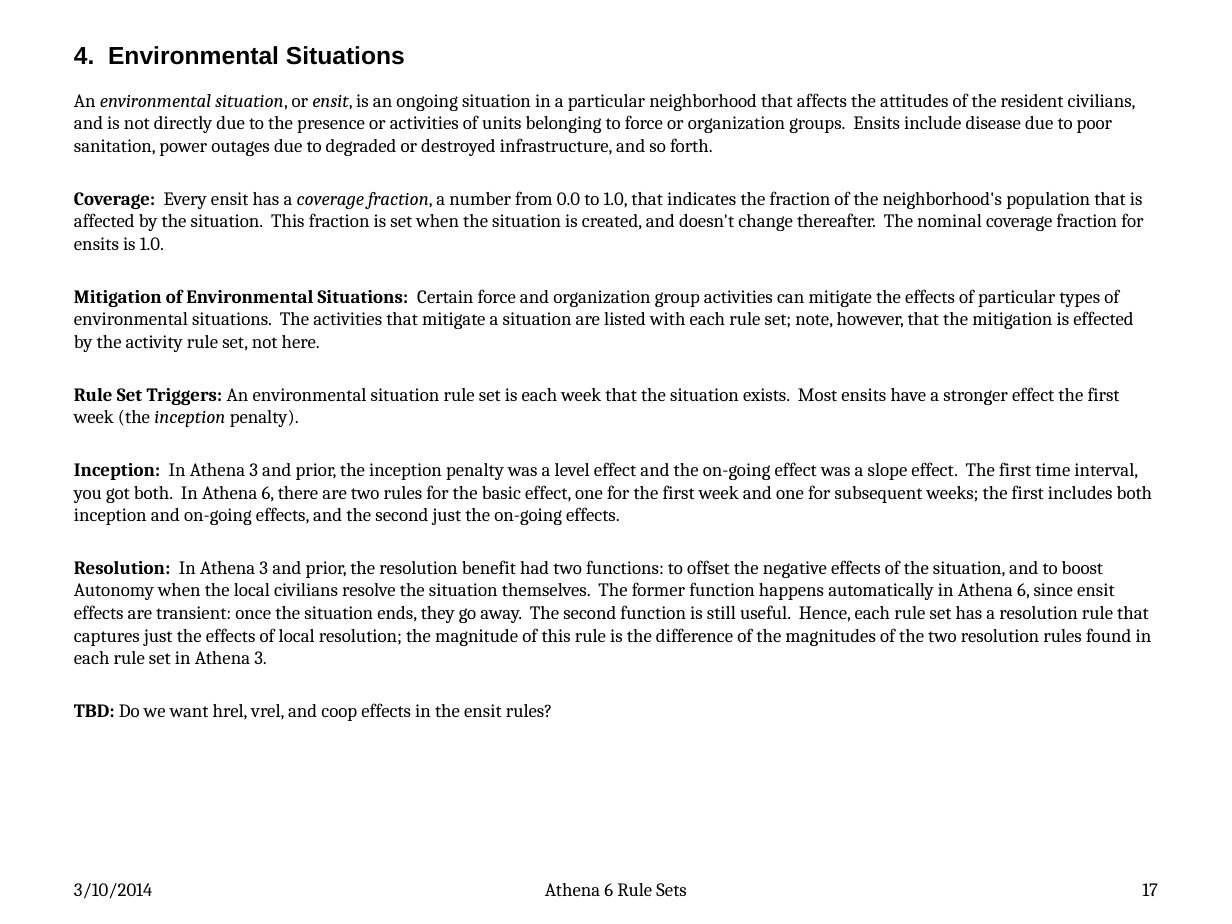
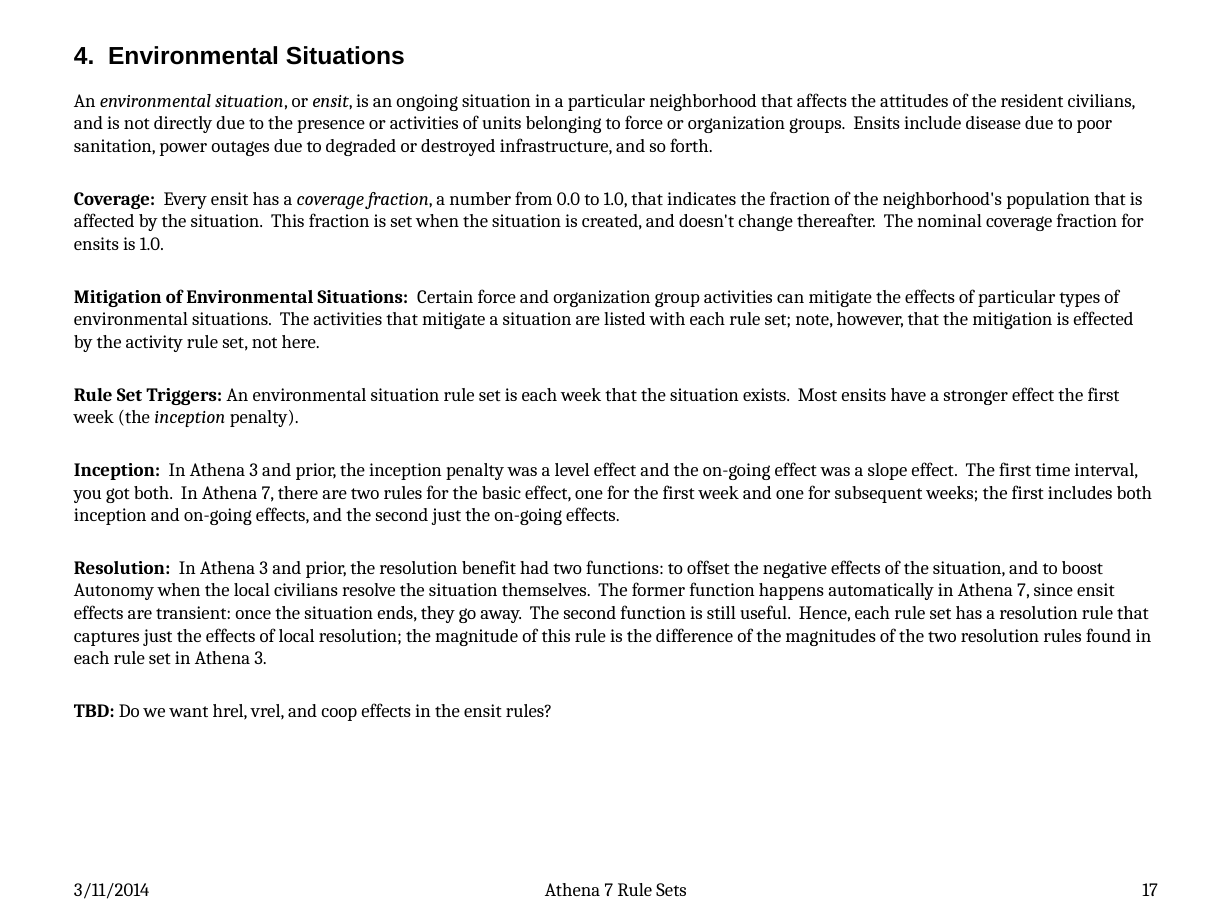
Before and after one commit to AthenaModel/athena-legacy, a slide deck: slide 17 of docs/dev/rules.pptx. Drawn at 1232x924 pixels with LibreOffice and Linux fonts; fonts in the diff are those of the drawing. Boxes give left, top, right and bottom in pixels: in the first picture for what was removed or moved away, otherwise in the second. Text is boxed around its words. In the diff, an @@ line names an element or a change of style, - is before the commit and + after.

Commit message:
Fixed Bug #{4429}
Renamed all of the activity and actsit rule set names according to the
attached memo.  Updated the code, the tests, and the documentation.

```diff
--- a/docs/dev/rules.pptx
+++ b/docs/dev/rules.pptx
@@ text at box(74, 462, 1152, 665): text changed @@
-Inception: In Athena 3 and prior, the inception penalty was a level effect and the on-going effect was a slope effect. The first time interval, you got both. In Athena 6, there are two rules for the basic effect, one for the first week and one for subsequent weeks; the first includes both inception and on-going effects, and the second just the on-going effects.
-Resolution: In Athena 3 and prior, the resolution benefit had two functions: to offset the negative effects of the situation, and to boost Autonomy when the local civilians resolve the situation themselves. The former function happens automatically in Athena 6, since ensit effects are transient: once the situation ends, they go away. The second function is still useful. Hence, each rule set has a resolution rule that captures just the effects of local resolution; the magnitude of this rule is the difference of the magnitudes of the two resolution rules found in each rule set in Athena 3.
+Inception: In Athena 3 and prior, the inception penalty was a level effect and the on-going effect was a slope effect. The first time interval, you got both. In Athena 7, there are two rules for the basic effect, one for the first week and one for subsequent weeks; the first includes both inception and on-going effects, and the second just the on-going effects.
+Resolution: In Athena 3 and prior, the resolution benefit had two functions: to offset the negative effects of the situation, and to boost Autonomy when the local civilians resolve the situation themselves. The former function happens automatically in Athena 7, since ensit effects are transient: once the situation ends, they go away. The second function is still useful. Hence, each rule set has a resolution rule that captures just the effects of local resolution; the magnitude of this rule is the difference of the magnitudes of the two resolution rules found in each rule set in Athena 3.
@@ text at box(74, 883, 149, 899): text changed @@
-3/10/2014
+3/11/2014
@@ text at box(545, 883, 686, 896): text changed @@
-Athena 6 Rule Sets
+Athena 7 Rule Sets
```
Also in this commit, not shown: 72 other slides changed, 16 other files.
